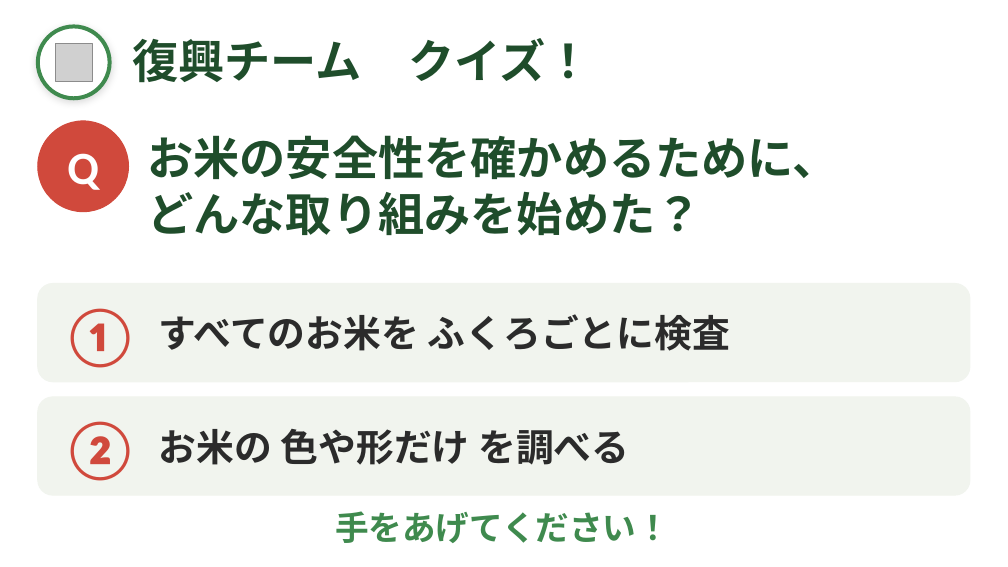
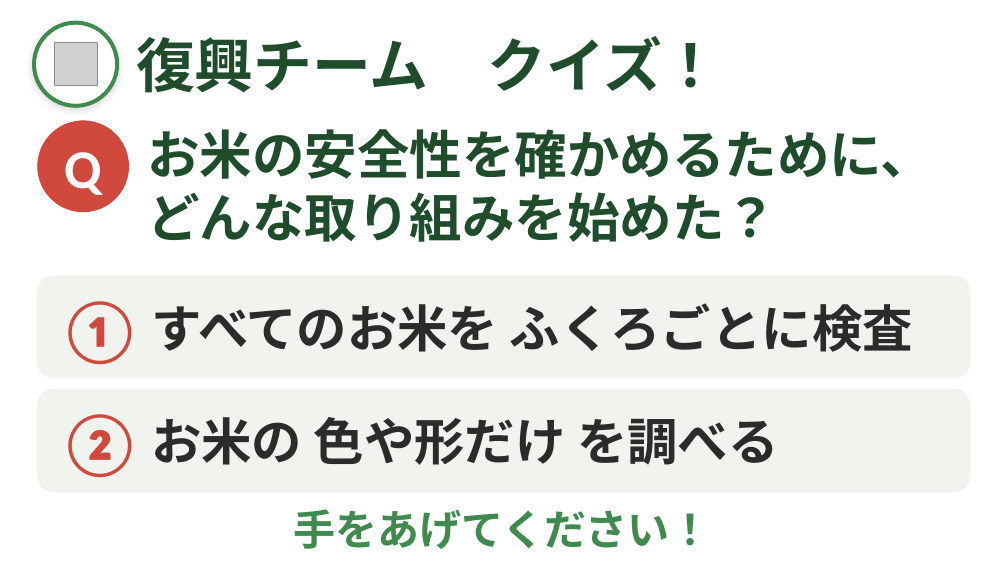
Before and after one commit to liberabitjp-hue/-, a slide deck: slide 5 of slides/お米アピール大作戦_発表スライド.pptx. Drawn at 1008x567 pixels with LibreOffice and Linux fonts; fonts in the diff are those of the drawing; grey boxes stand for pictures. Boxes give left, top, right and bottom in pixels: in the first picture for what was removed or moved away, otherwise in the second. Text is boxed around its words. In the diff, an @@ line names an element or a change of style, - is before the commit and + after.

```diff
--- a/slides/お米アピール大作戦_発表スライド.pptx
+++ b/slides/お米アピール大作戦_発表スライド.pptx
@@ ellipse: place and size @@
-ellipse at (38, 26, 110, 98)
+ellipse at (34, 23, 117, 106)
@@ title "復興チーム クイズ！" at (136, 36, 721, 93): size 44 to 56 pt @@
@@ picture: place and size @@
-picture at (55, 44, 92, 81)
+picture at (54, 42, 97, 85)
@@ text "お米の安全性を確かめるために、" at (147, 129, 933, 242): size 44 to 50 pt @@
@@ text "Q" at (64, 152, 101, 195): size 44 to 52 pt @@
@@ rounded rectangle: place and size @@
-rounded rectangle at (38, 284, 970, 382)
+rounded rectangle at (38, 276, 970, 378)
@@ text "①": place and size @@
-text "①" at (61, 308, 139, 368)
+text "①" at (58, 301, 142, 365)
@@ text "①" at (58, 301, 142, 365): size 56 to 60 pt @@
@@ text "すべてのお米を ふくろごとに検査": place and size @@
-text "すべてのお米を ふくろごとに検査" at (159, 314, 730, 351)
+text "すべてのお米を ふくろごとに検査" at (151, 303, 913, 352)
@@ text "すべてのお米を ふくろごとに検査" at (151, 303, 913, 352): size 36 to 48 pt @@
@@ rounded rectangle: place and size @@
-rounded rectangle at (38, 397, 970, 495)
+rounded rectangle at (38, 389, 970, 492)
@@ text "②" at (58, 414, 142, 478): size 56 to 60 pt @@
@@ text "②": place and size @@
-text "②" at (61, 421, 139, 481)
+text "②" at (58, 414, 142, 478)
@@ text "お米の 色や形だけ を調べる" at (151, 417, 779, 465): size 36 to 48 pt @@
@@ text "お米の 色や形だけ を調べる": place and size @@
-text "お米の 色や形だけ を調べる" at (159, 429, 629, 465)
+text "お米の 色や形だけ を調べる" at (151, 417, 779, 465)
@@ text "手をあげてください！" at (294, 509, 712, 549): size 32 to 40 pt @@
```
Also in this commit, not shown: 12 other slides changed.
